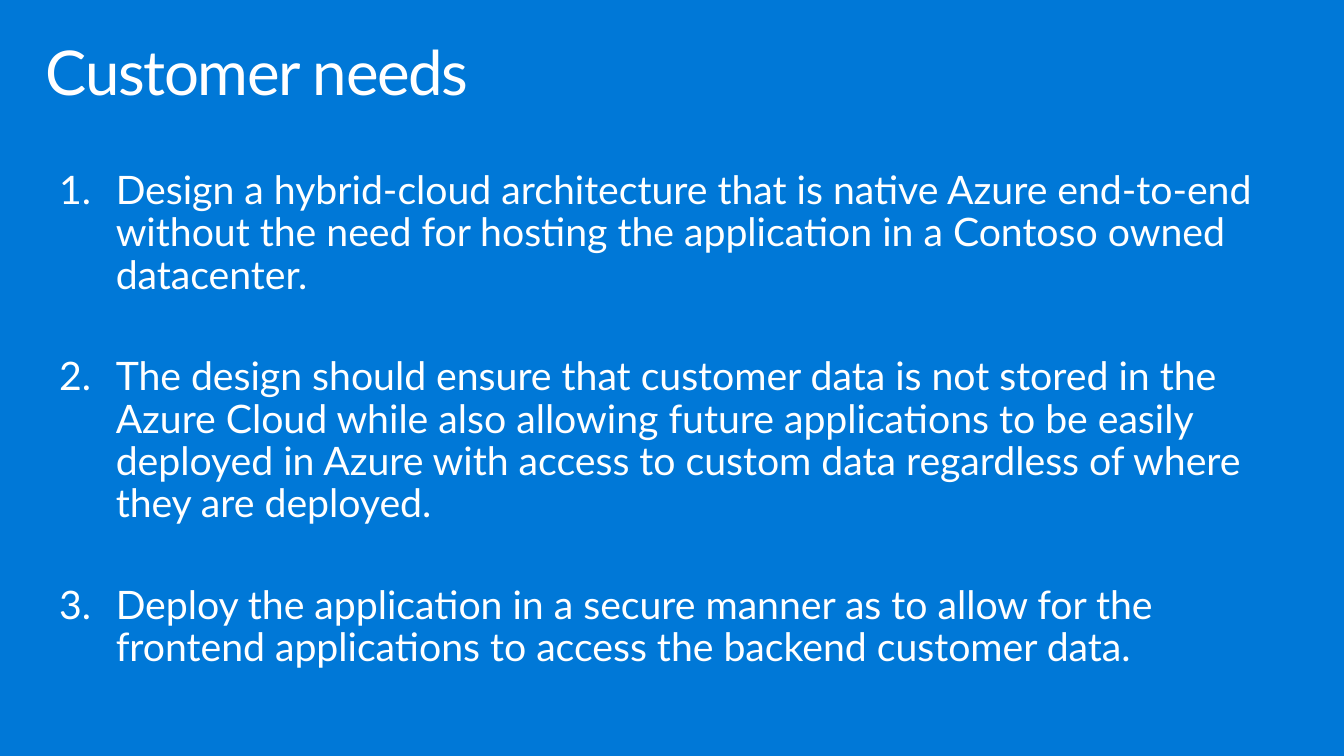
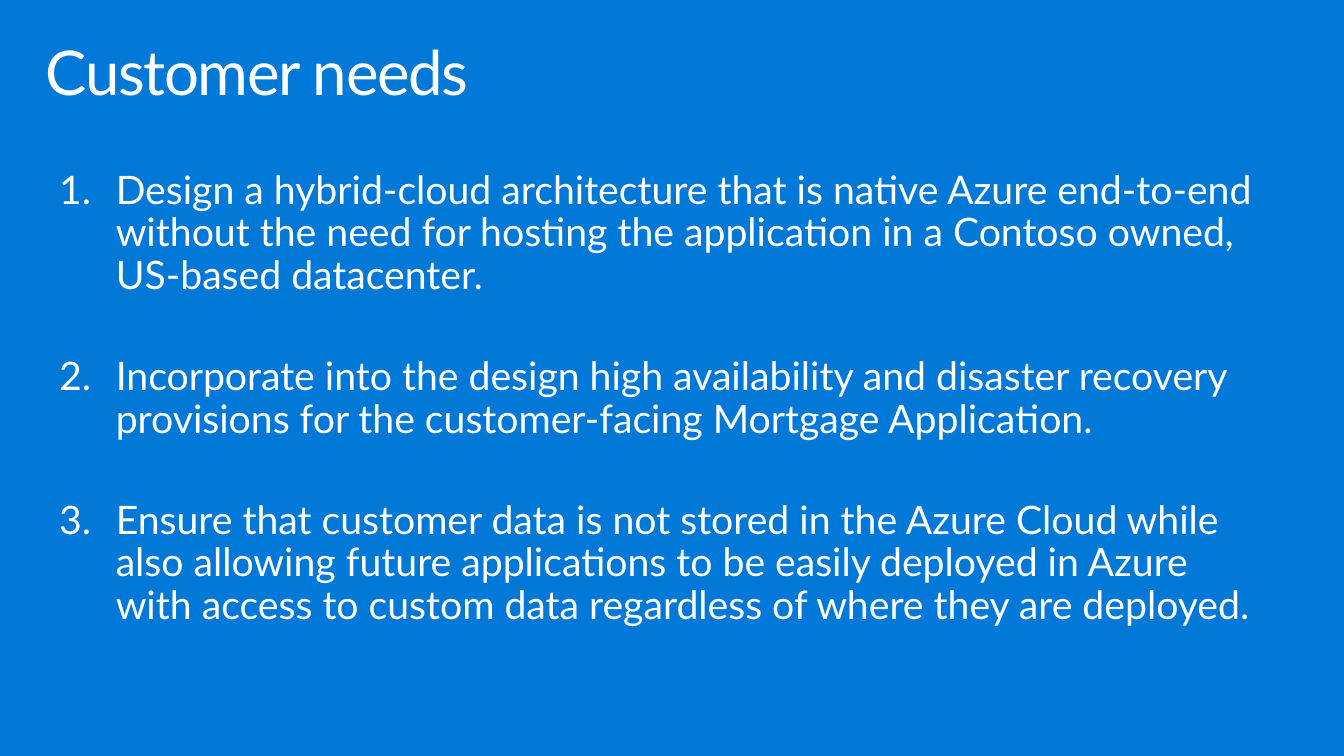
Before and after one commit to polichtm/MCW-Azure-Stack, a slide deck: slide 13 of Whiteboard design session/WDS trainer presentation - Azure Stack.pptx (slide 11 before the commit). Drawn at 1344x756 pixels with LibreOffice and Linux fonts; fonts in the diff are those of the drawing. Boxes give left, top, right and bottom in pixels: in the first picture for what was removed or moved away, otherwise in the second. Text is boxed around its words. In the diff, an @@ line names an element or a change of style, - is before the commit and + after.

```diff
--- a/Whiteboard design session/WDS trainer presentation - Azure Stack.pptx
+++ b/Whiteboard design session/WDS trainer presentation - Azure Stack.pptx
@@ text at <box>116,175,1251,626</box>: text changed @@
-1. Design a hybrid-cloud architecture that is native Azure end-to-end without the need for hosting the application in a Contoso owned datacenter.
-2. The design should ensure that customer data is not stored in the Azure Cloud while also allowing future applications to be easily deployed in Azure with access to custom data regardless of where they are deployed.
-3. Deploy the application in a secure manner as to allow for the frontend applications to access the backend customer data.
+1. Design a hybrid-cloud architecture that is native Azure end-to-end without the need for hosting the application in a Contoso owned, US-based datacenter.
+2. Incorporate into the design high availability and disaster recovery provisions for the customer-facing Mortgage Application.
+3. Ensure that customer data is not stored in the Azure Cloud while also allowing future applications to be easily deployed in Azure with access to custom data regardless of where they are deployed.
```
Also in this commit, not shown: 24 other slides changed, 15 slides added, 1 slide removed, 2 other files.
